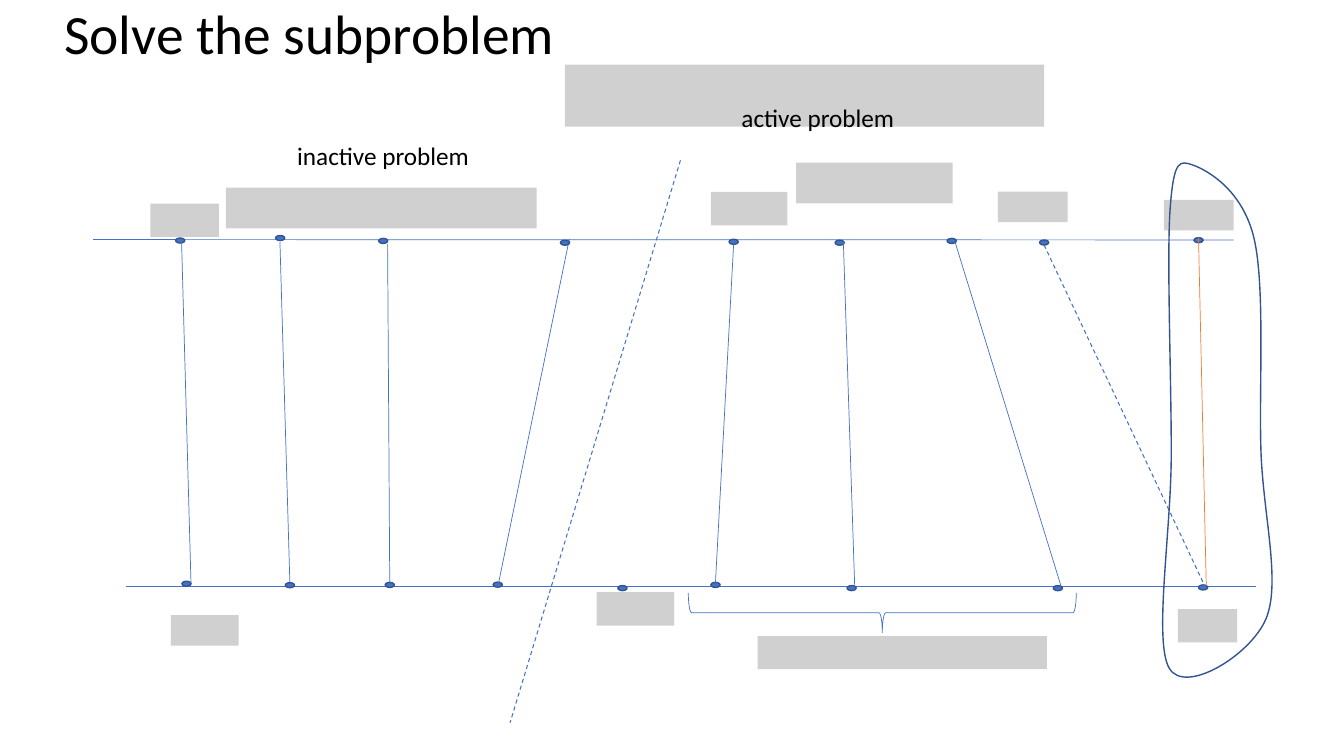
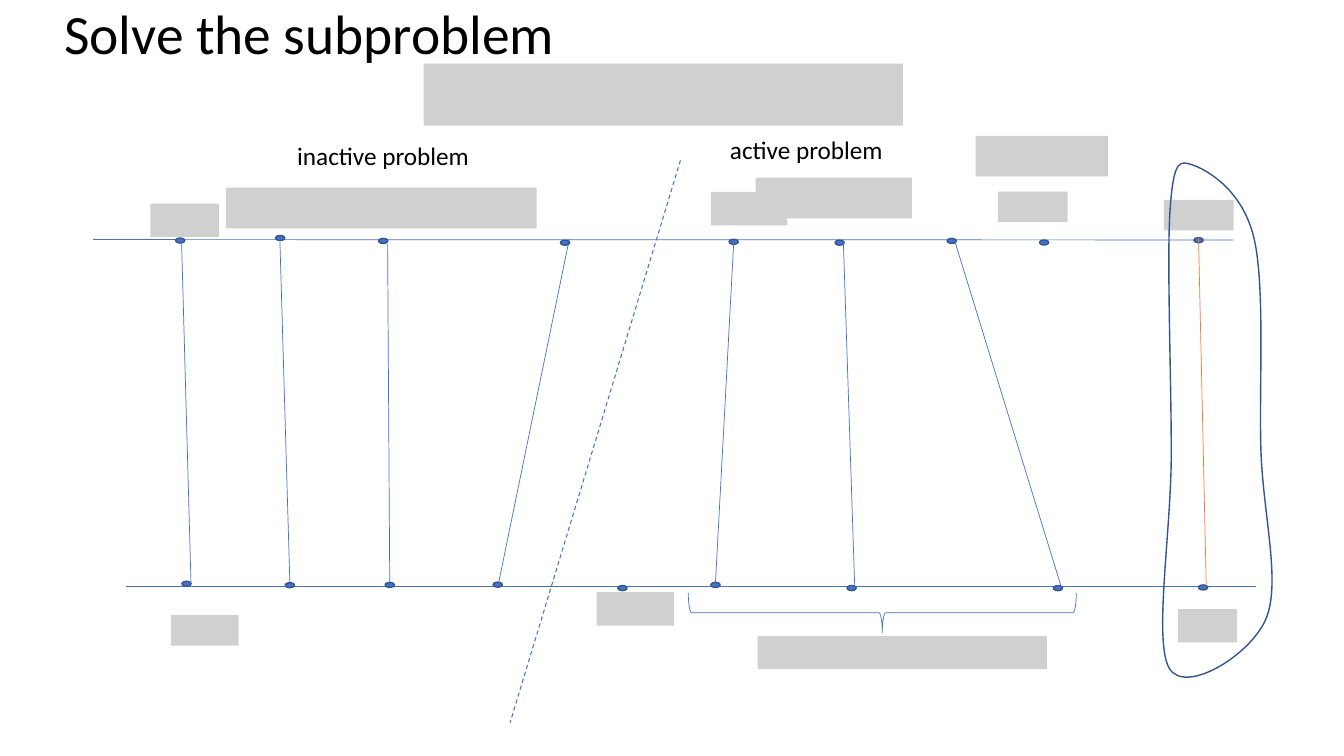
Before and after one commit to yikun-baio/sliced_opt, a slide deck: slide 41 of Sliced Optimal Partial Transport/report/OPT_Yikun.pptx (slide 39 before the commit). Drawn at 1344x756 pixels with LibreOffice and Linux fonts; fonts in the diff are those of the drawing; grey boxes stand for pictures. Boxes give left, top, right and bottom in pixels: in the first picture for what was removed or moved away, otherwise in the second. Text is boxed around its words. In the diff, an @@ line names an element or a change of style, - is before the commit and + after.

```diff
--- a/Sliced Optimal Partial Transport/report/OPT_Yikun.pptx
+++ b/Sliced Optimal Partial Transport/report/OPT_Yikun.pptx
@@ picture: place and size @@
-picture at bbox=[565, 65, 1044, 126]
+picture at bbox=[423, 64, 902, 125]
@@ text "active problem": place and size @@
-text "active problem" at bbox=[741, 109, 894, 134]
+text "active problem" at bbox=[730, 141, 882, 163]
@@ picture added at bbox=[976, 136, 1108, 176] @@
@@ picture: place and size @@
-picture at bbox=[797, 162, 953, 203]
+picture at bbox=[756, 177, 912, 218]
@@ line removed from (1045, 245) to (1207, 590) @@
```
Also in this commit, not shown: 3 other slides changed, 5 slides added, 1 slide removed, 32 other files.
